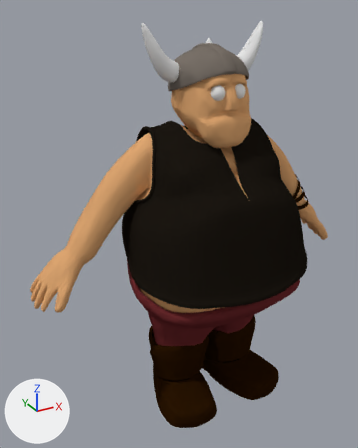
Renders of the Blender file Nightrain/Assets/Models/MainCharacter/Fat/gordo_sprint2.blend from each side of a commit.
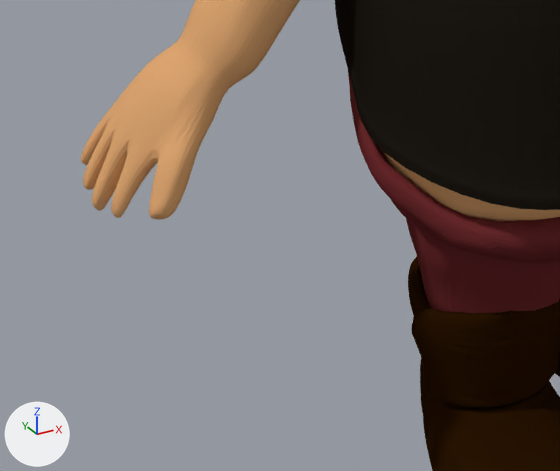
Each version is shown whole from a camera (50 mm lens) standing at (-8.41, -11.98, 6.45) and looking at (-1.77, 0.1, 0.41), then close up on the part from 0% to 57% of the width and 52% to 90% of the height. Arrows for +X, +Y and +Z are at lower left; the lights stay in place.
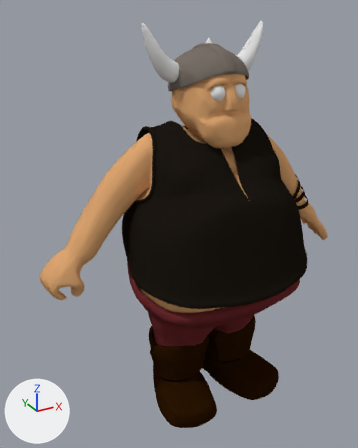
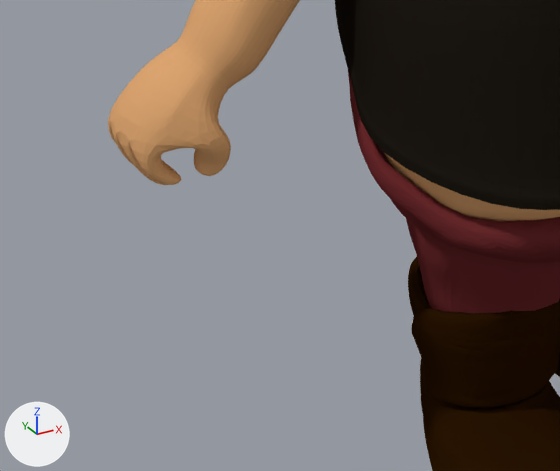
Commit message: Close right hand for fat model

Boxes (x1, y1, x2, y2) around the edits, measured in the close-ups (560 x 471 px; the box of a moved part takes in the faces that stretch with it):
'Plane.002', reshaped: before (81, 0, 560, 471); after (108, 0, 560, 471)
part 1 of me_plane_004, moved or reshaped: before (81, 65, 211, 220); after (108, 65, 231, 185)

The change, as a diff of the scene's bpy script:
```diff
--- a/Nightrain/Assets/Models/MainCharacter/Fat/gordo_sprint2.blend.py
+++ b/Nightrain/Assets/Models/MainCharacter/Fat/gordo_sprint2.blend.py
@@ me_plane_004 @@
 # used by ob_plane_002; location = (2.74, 0.33, 1.21); rotation_euler = (0.984, 0.0, 1.571), in degrees (56, 0, 90); scale = (0.488, 0.0928, 1.09)
-me_plane_004.from_pydata(...)  # 5808 vertices, 7575 faces; spans x -7.0..3.8, y -51.3..77.3, z -8.2..1.0
+me_plane_004.from_pydata(...)  # 5808 vertices, 7575 faces; spans x -7.0..3.8, y -51.3..77.3, z -7.9..1.0
+# me_plane_004 part 1: 87 of 5808 vertices moved; they spanned x -1.9..1.7, y 28.5..36.9, z -8.2..-7.1 and now span x -1.6..1.5, y 25.9..37.0, z -7.7..-6.8; mean shift (0.1, -1.9, 0.4); largest move (-1.8, 32.1, -7.5) -> (-1.0, 26.3, -7.0)
 me_plane_004.materials.append(mat_material_008)
```
